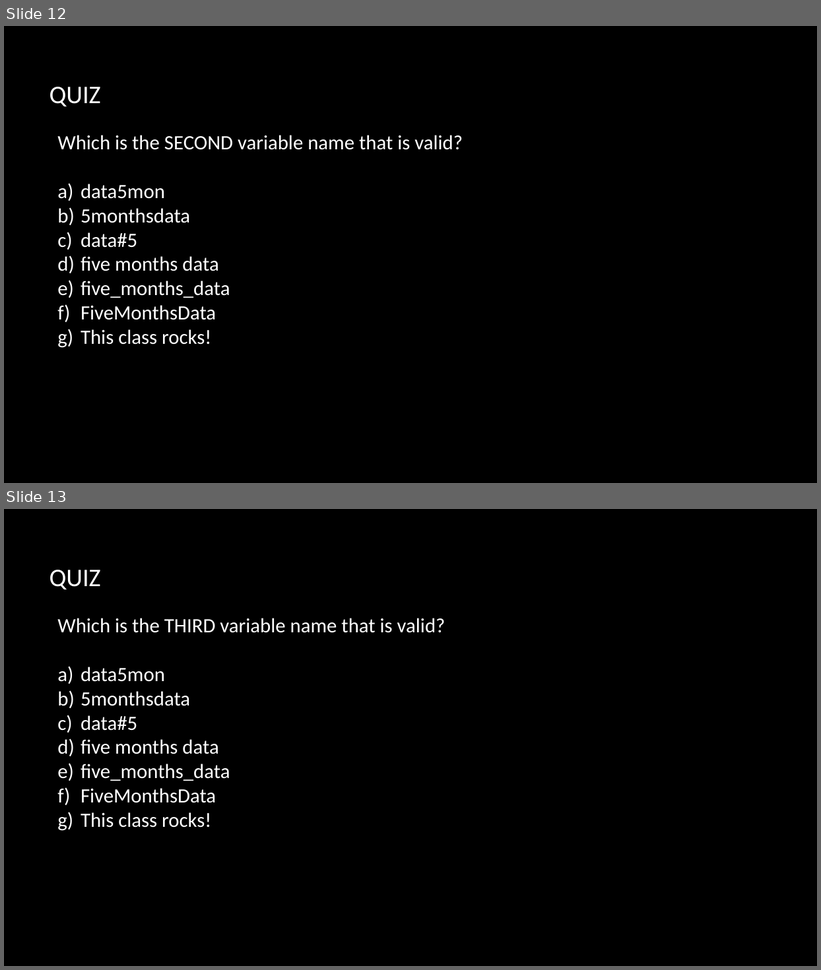
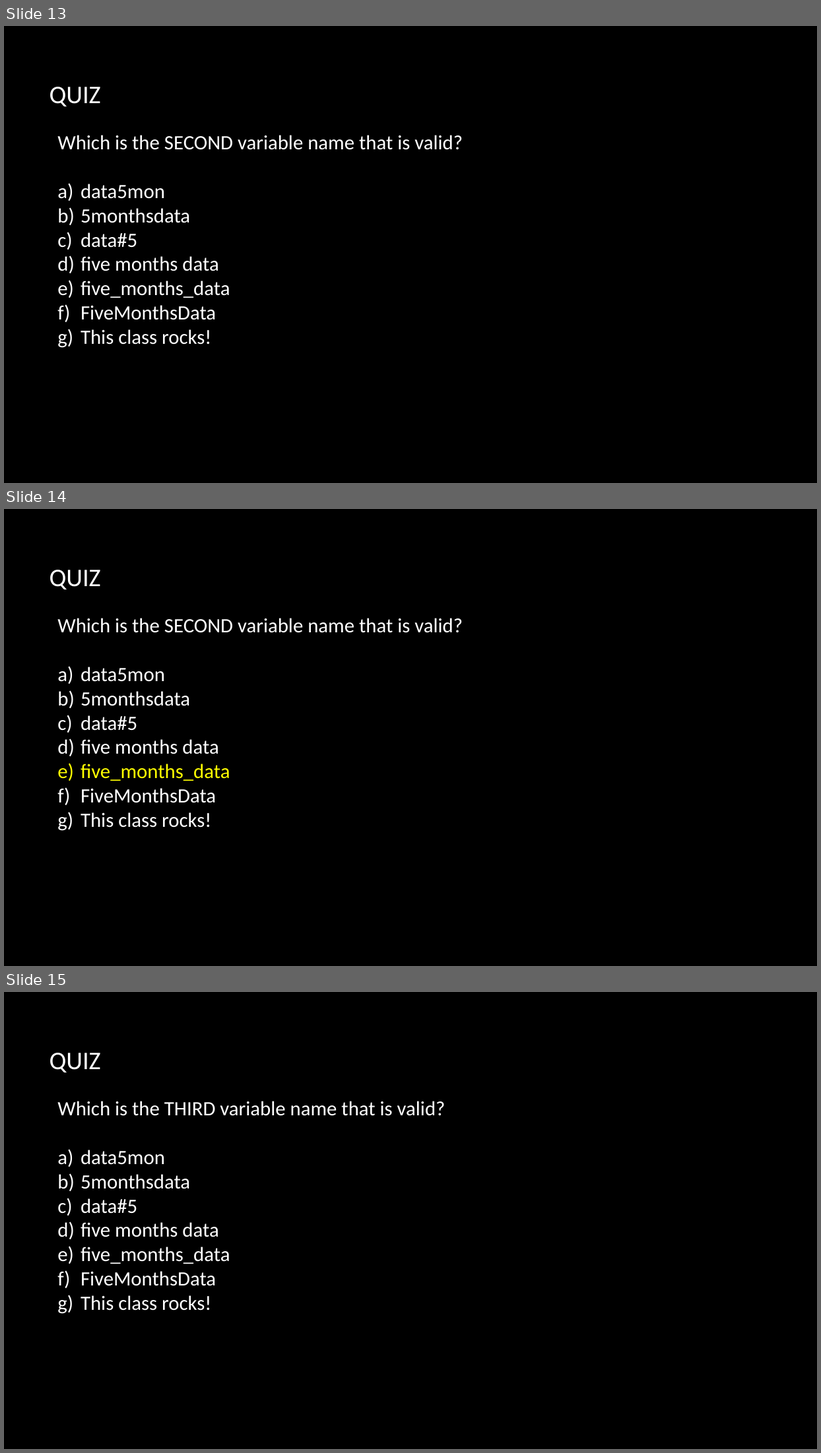
Before and after one commit to kgfitzgerald/stat-7500, a slide deck: files/slides/SAS2.pptx. Shown one above the other, each under a label of ours: slides 12 and 13 before the commit, slides 13, 14 and 15 after it. The pictures are 821x970 and 821x1453 pixels, drawn with LibreOffice and Linux fonts; fonts in the diff are those of the drawing; background and template pictures are left out. Boxes give left, top, right and bottom in pixels: in the first picture for what was removed or moved away, otherwise in the second. Text is boxed around its words. In the diff, an @@ line names an element or a change of style, - is before the commit and + after.

```diff
--- a/files/slides/SAS2.pptx
+++ b/files/slides/SAS2.pptx
@@ slide 14 added at [4,509,817,966], background picture (left out) @@
@@ text added at [50,570,101,590], 30 pt, text #FFFFFF @@
+QUIZ
@@ text added at [57,618,463,828], 24 pt, text #FFFFFF @@
+Which is the SECOND variable name that is valid?
+a) data5mon
+b) 5monthsdata
+c) data#5
+d) five months data
+e) five_months_data
+f) FiveMonthsData
+g) This class rocks!
@@ page number added at [689,900,725,925], 10 pt, text #000000 @@
+14
@@ what was slide 12 is now slide 13 @@
@@ what was slide 13 is now slide 15 @@
```
Also in this commit, not shown: 9 other slides added, 5 other files.
